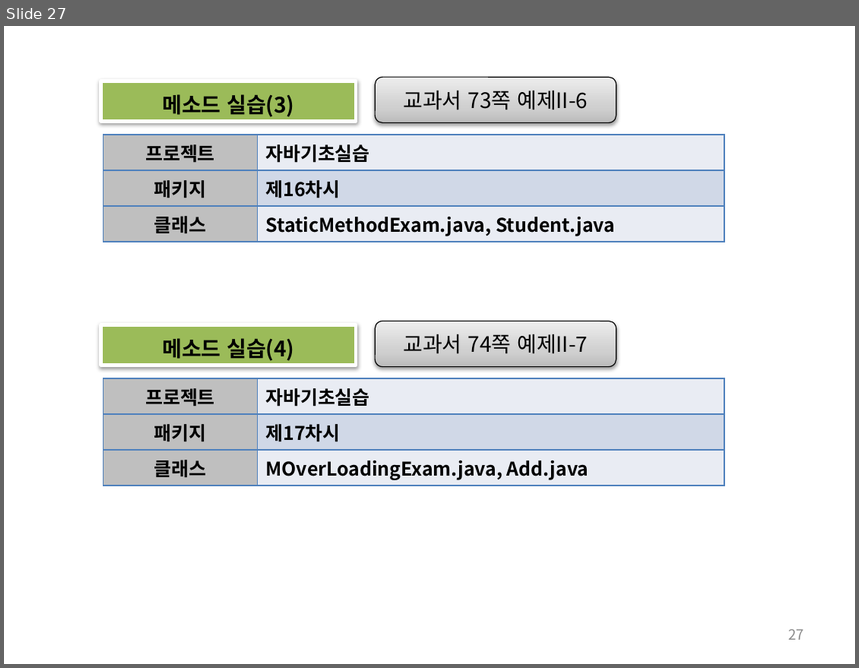
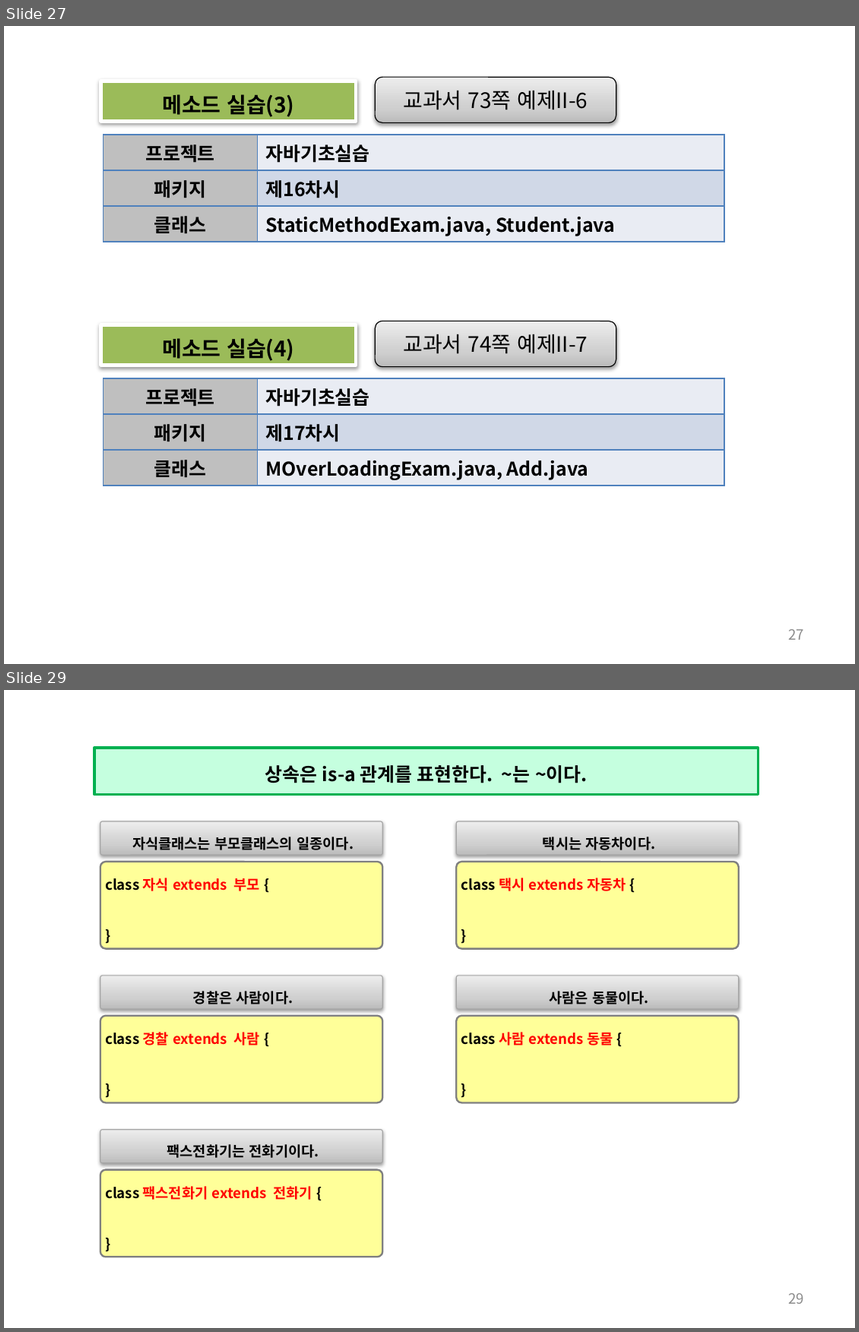
Before and after one commit to histime7/2018JavaClassroom, a slide deck: 수업자료/10_객체지향의 개요.pptx. Shown one above the other, each under a label of ours: slide 27 before the commit, slides 27 and 29 after it; the slides between them are not shown. The pictures are 859x668 and 859x1332 pixels, drawn with LibreOffice and Linux fonts; fonts in the diff are those of the drawing. Boxes give left, top, right and bottom in pixels: in the first picture for what was removed or moved away, otherwise in the second. Text is boxed around its words. In the diff, an @@ line names an element or a change of style, - is before the commit and + after.

```diff
--- a/수업자료/10_객체지향의 개요.pptx
+++ b/수업자료/10_객체지향의 개요.pptx
@@ slide 29 added at [4,690,855,1328], background #FFFFFF @@
@@ rectangle added at [94,748,758,795], fill #C5FFDF, outline #00B050 2 pt, 16 pt, text #000000, bold @@
+상속은 is-a 관계를 표현한다. ~는 ~이다.
@@ rounded rectangle added at [101,822,382,855], fill gradient #BDBDBD to #D1D1D1 to #EEEEEE, outline #A6A6A6 0.75 pt, 12 pt, text #000000, bold @@
+자식클래스는 부모클래스의 일종이다.
@@ rounded rectangle added at [456,822,739,855], fill gradient #BDBDBD to #D1D1D1 to #EEEEEE, outline #A6A6A6 0.75 pt, 12 pt, text #000000, bold @@
+택시는 자동차이다.
@@ rounded rectangle added at [101,862,382,948], fill #FFFF99, outline #808080 1.5 pt, 12 pt, text #FF0000, bold @@
+class 자식 extends 부모 {
+}
@@ rounded rectangle added at [456,862,739,948], fill #FFFF99, outline #808080 1.5 pt, 12 pt, text #FF0000, bold @@
+class 택시 extends 자동차 {
+}
@@ rounded rectangle added at [101,976,382,1009], fill gradient #BDBDBD to #D1D1D1 to #EEEEEE, outline #A6A6A6 0.75 pt, 12 pt, text #000000, bold @@
+경찰은 사람이다.
@@ rounded rectangle added at [456,976,739,1009], fill gradient #BDBDBD to #D1D1D1 to #EEEEEE, outline #A6A6A6 0.75 pt, 12 pt, text #000000, bold @@
+사람은 동물이다.
@@ rounded rectangle added at [101,1016,382,1103], fill #FFFF99, outline #808080 1.5 pt, 12 pt, text #FF0000, bold @@
+class 경찰 extends 사람 {
+}
@@ rounded rectangle added at [456,1016,739,1103], fill #FFFF99, outline #808080 1.5 pt, 12 pt, text #FF0000, bold @@
+class 사람 extends 동물 {
+}
@@ rounded rectangle added at [101,1130,382,1163], fill gradient #BDBDBD to #D1D1D1 to #EEEEEE, outline #A6A6A6 0.75 pt, 12 pt, text #000000, bold @@
+팩스전화기는 전화기이다.
@@ rounded rectangle added at [101,1170,382,1257], fill #FFFF99, outline #808080 1.5 pt, 12 pt, text #FF0000, bold @@
+class 팩스전화기 extends 전화기 {
+}
@@ page number added at [788,1293,804,1304], 12 pt, text #8C8C8C @@
+29
```
Also in this commit, not shown: 6 slides changed, 24 other slides added, 1 other file.
